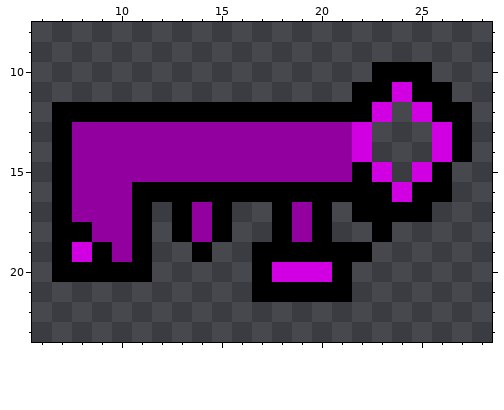
Pixel-art sprite -- textures/key of the depths.png. That is the earlier state.
The file is 32x32 pixels. Pixels under 10% opacity are left out. Shown: x 6..28, y 8..23.
And afterwards:
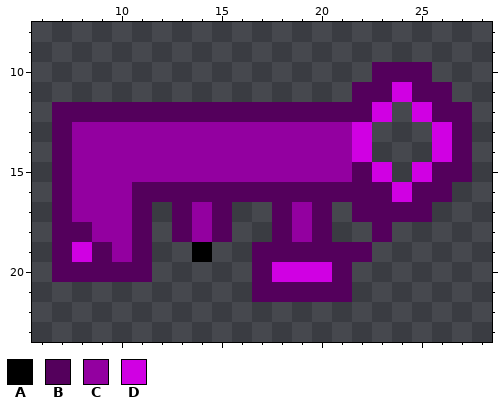
Palette (. is transparent): A #000000  B #54005c  C #9300a0  D #d000e3
The edit:
{"y":10,"x":23,"old":"AAA","new":"BBB"}
{"y":11,"x":22,"old":"AA","new":"BB"}
{"y":11,"x":25,"old":"AA","new":"BB"}
{"y":12,"x":7,"old":"AAAAAAAAAAAAAAAA","new":"BBBBBBBBBBBBBBBB"}
{"y":12,"x":26,"old":"AA","new":"BB"}
{"y":13,"x":7,"old":"A","new":"B"}
{"y":13,"x":27,"old":"A","new":"B"}
{"y":14,"x":7,"old":"A","new":"B"}
{"y":14,"x":27,"old":"A","new":"B"}
{"y":15,"x":7,"old":"A","new":"B"}
{"y":15,"x":22,"old":"A","new":"B"}
{"y":15,"x":26,"old":"A.","new":"BB"}
{"y":16,"x":7,"old":"A","new":"B"}
{"y":16,"x":11,"old":"AAAAAAAAAAAAA","new":"BBBBBBBBBBBBB"}
{"y":16,"x":25,"old":"AA","new":"BB"}
{"y":17,"x":7,"old":"A","new":"B"}
{"y":17,"x":11,"old":"A","new":"B"}
{"y":17,"x":13,"old":"A","new":"B"}
{"y":17,"x":15,"old":"A","new":"B"}
{"y":17,"x":18,"old":"A","new":"B"}
{"y":17,"x":20,"old":"A","new":"B"}
{"y":17,"x":22,"old":"AAAA","new":"BBBB"}
{"y":18,"x":7,"old":"AA","new":"BB"}
{"y":18,"x":11,"old":"A","new":"B"}
{"y":18,"x":13,"old":"A","new":"B"}
{"y":18,"x":15,"old":"A","new":"B"}
{"y":18,"x":18,"old":"A","new":"B"}
{"y":18,"x":20,"old":"A","new":"B"}
{"y":18,"x":23,"old":"A","new":"B"}
{"y":19,"x":7,"old":"A","new":"B"}
{"y":19,"x":9,"old":"A","new":"B"}
{"y":19,"x":11,"old":"A","new":"B"}
{"y":19,"x":17,"old":"AAAAAA","new":"BBBBBB"}
{"y":20,"x":7,"old":"AAAAA","new":"BBBBB"}
{"y":20,"x":17,"old":"A","new":"B"}
{"y":20,"x":21,"old":"A","new":"B"}
{"y":21,"x":17,"old":"AAAAA","new":"BBBBB"}
{"label":"changed","picture_box":[52,62,472,302]}
